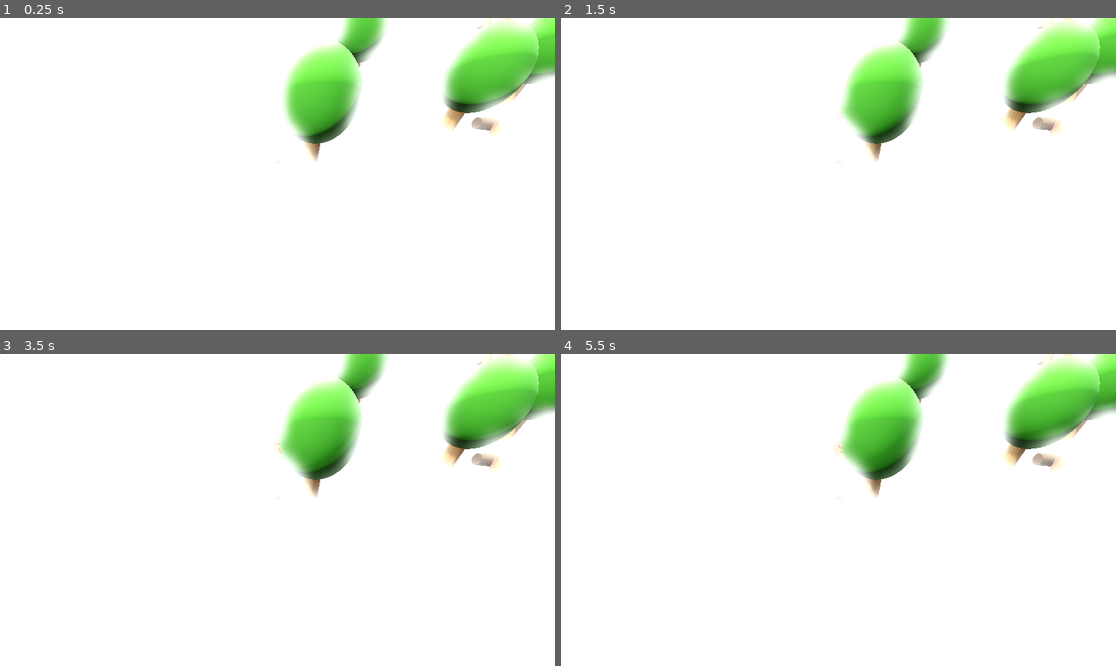
Above: before the commit, frames 1-4 (two rows, left to right).
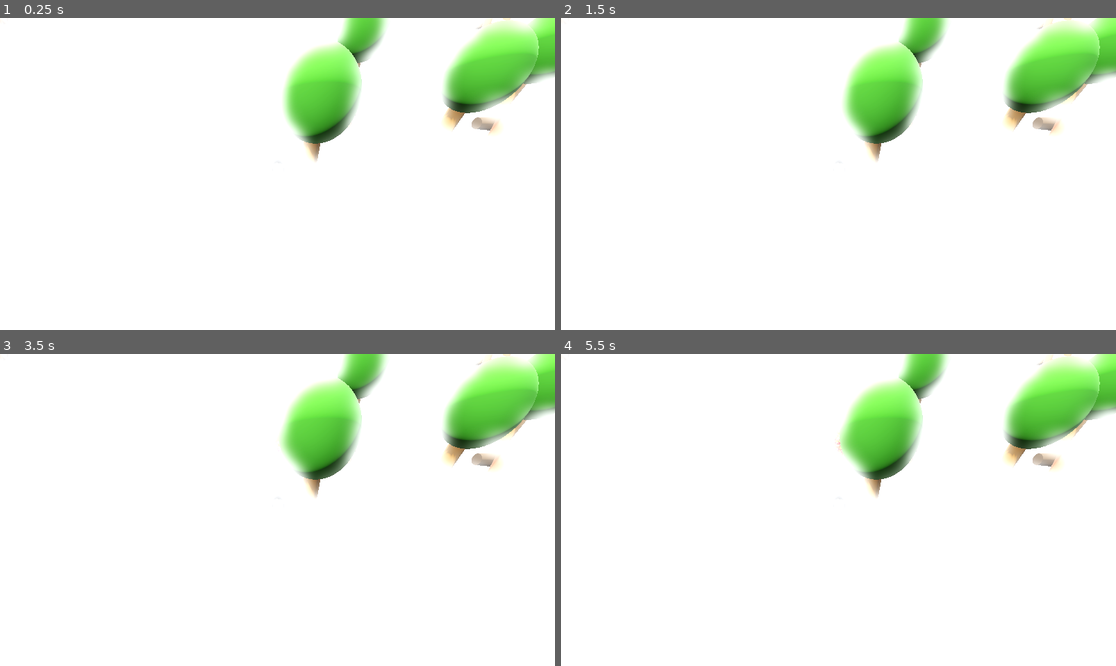
Above: after the commit, the same moments.

Repository: FablabMurat/GameJamMurat0324
Game: Godot game, scene res://terrain.tscn
Two runs of this game, one before a commit and one after it. Both use one fixed random seed, a clock stepped at 60 frames per second and the inputs below. A sky picture missing from this copy of the repository is replaced by a grey-blue gradient.
Inputs (mouse positions are in pixels of both pictures, inside the frame that each line leads up to):
- Up to frame 1 (0.25 s): no input
- Up to frame 2 (1.5 s): tap Enter at 0.5 s; move the mouse to (960, 158) at 0.52 s; tap O (addLog) at 0.6, 1.35 s; tap Space at 1.25 s; move the mouse to (727, 189) at 1.27 s
- Up to frame 3 (3.5 s): tap Enter at 2 s; move the mouse to (333, 441) at 2.02 s; tap O (addLog) at 2.1, 2.85 s; tap Space at 2.75 s; move the mouse to (249, 572) at 2.77 s
- Up to frame 4 (5.5 s): tap Enter at 3.5 s; move the mouse to (1005, 556) at 3.52 s; tap O (addLog) at 3.6, 4.35, 5.1 s; tap Space at 4.25 s; move the mouse to (672, 463) at 4.27 s; move the mouse to (866, 510) at 5.02 s

The runs differ from the first frame. In frame 2, less than 0.1% of the frame differs, in the area x 50-96%, y 16-42%; in frame 3, 0.4%; in frame 4, 1.2%, in the area x 49-100%, y 2-44%.

Commit message:
Refactoring du Feu Autostart du timer

Diff:
--- a/Feu.tscn
+++ b/Feu.tscn
@@ -1,7 +1,6 @@
-[gd_scene load_steps=11 format=3 uid="uid://cfejuj5j6sweu"]
+[gd_scene load_steps=10 format=3 uid="uid://cfejuj5j6sweu"]
 
-[ext_resource type="Script" path="res://Fire.gd" id="1_qykli"]
-[ext_resource type="Script" path="res://WindDirection.gd" id="2_gnqge"]
+[ext_resource type="Script" path="res://Feu.gd" id="1_lc4fw"]
 
 [sub_resource type="ProceduralSkyMaterial" id="ProceduralSkyMaterial_t1rvc"]
 sky_horizon_color = Color(0.64625, 0.65575, 0.67075, 1)
@@ -46,6 +45,7 @@
 orientation = 0
 
 [node name="Feu" type="Node3D"]
+script = ExtResource("1_lc4fw")
 
 [node name="WorldEnvironment" type="WorldEnvironment" parent="."]
 environment = SubResource("Environment_77c6m")
@@ -59,16 +59,15 @@
 lifetime = 12.29
 process_material = SubResource("ParticleProcessMaterial_3rfnk")
 draw_pass_1 = SubResource("PlaneMesh_3qfkx")
-script = ExtResource("1_qykli")
 
 [node name="Camera3D" type="Camera3D" parent="."]
 transform = Transform3D(0.594584, 0, 0.804033, 0, 1, 0, -0.804033, 0, 0.594584, 7.83014, 1.25226, 4.40651)
 
 [node name="WindDirection" type="DirectionalLight3D" parent="."]
 transform = Transform3D(-0.866025, -0.433013, 0.25, 0, 0.5, 0.866025, -0.5, 0.75, -0.433013, 0, 0, 0)
-script = ExtResource("2_gnqge")
 
 [node name="Timer" type="Timer" parent="."]
 wait_time = 40.0
+autostart = true
 
 [connection signal="timeout" from="Timer" to="." method="_on_timer_timeout"]
--- a/Fire.gd
+++ /dev/null
@@ -1,25 +0,0 @@
-extends GPUParticles3D
-var fireSize = 0.5
-var timeLeft
-var windDirection
-func _process(delta):
-	timeLeft = $"../Timer".time_left
-	self.lifetime = timeLeft/4
-	if Input.is_action_just_pressed("addLog"):
-		fireGestion(2.0)
-		print($"../Timer".time_left)
-	getwindDirection()
-	self.process_material.gravity = windDirection
-
-func _on_timer_timeout():
-	pass # Replace with function body.
-
-
-func fireGestion(amount):
-	$"../Timer".start(timeLeft + amount)
-
-func getwindDirection():
-	var windRotation = $"../WindDirection".rotation
-	print(windRotation)
-	windDirection = Vector3(sin(windRotation[1]),0,cos(windRotation[1]))
-	print(windDirection)
--- a/WindDirection.gd
+++ /dev/null
@@ -1,4 +0,0 @@
-extends DirectionalLight3D
-var rotation_speed = 1
-func _process(delta):
-	self.rotate_y(0.002)
--- a/player.tscn
+++ b/player.tscn
@@ -168,7 +168,7 @@
 
 [sub_resource type="CapsuleShape3D" id="CapsuleShape3D_rycr6"]
 
-[node name="Player" type="CharacterBody3D"]
+[node name="Player" type="CharacterBody3D" groups=["player"]]
 script = SubResource("GDScript_wemyt")
 
 [node name="PlayerCenter" type="Marker3D" parent="."]
